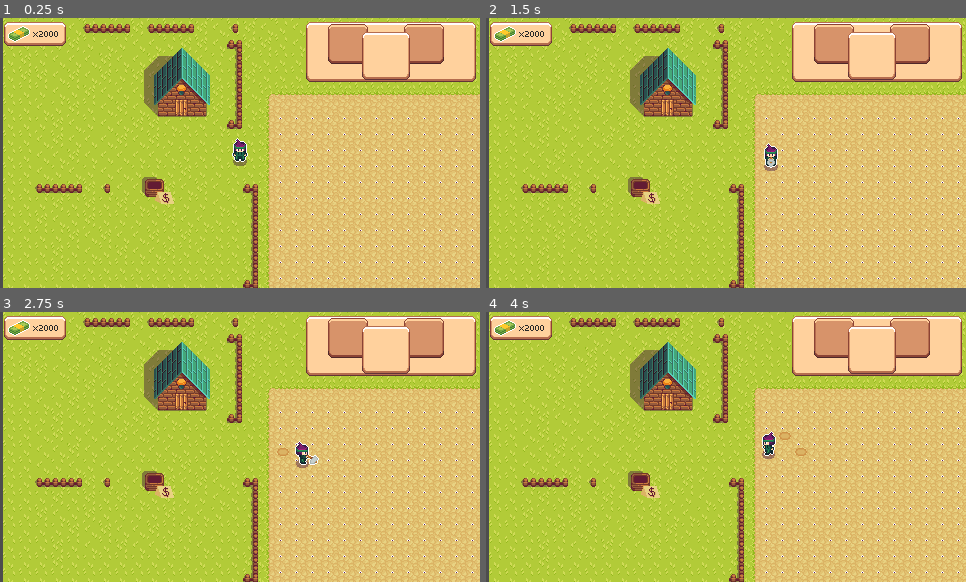
Above: before the commit, frames 1-4 (two rows, left to right).
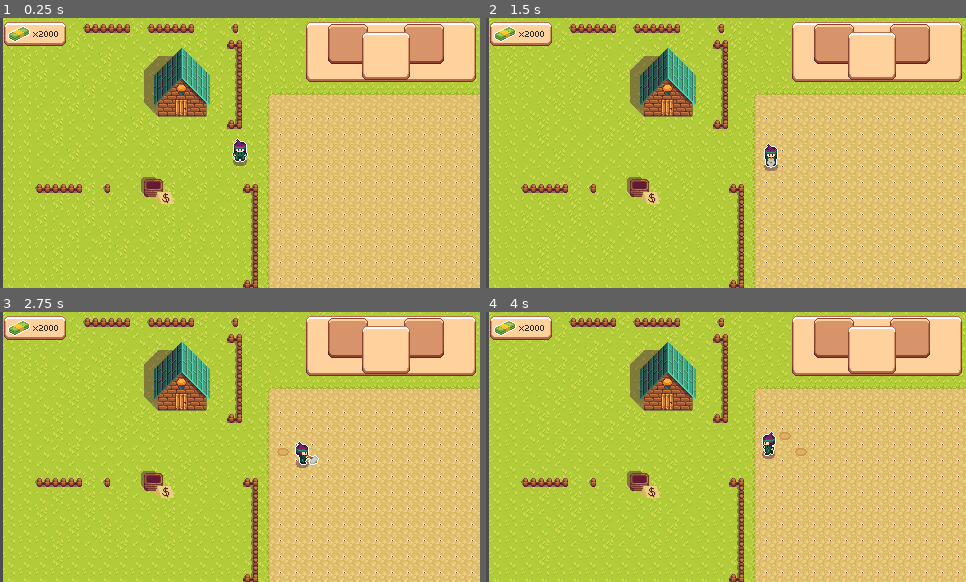
Above: after the commit, the same moments.

Repository: Jukaio/GGJ2024
Game: Godot game, scene res://scenes/entry_point.tscn
Same seed, same stepped clock (60 frames per second), same inputs: the game is played once before the commit and once after it.
Inputs:
- Up to frame 1 (0.25 s): no input
- Up to frame 2 (1.5 s): tap Enter at 0.5 s; hold D (right) 0.53-1.28 s; tap Space (interact) at 0.6, 1.35 s; hold S (down) from 1.28 s (still down)
- Up to frame 3 (2.75 s): release S (down) at 2.03 s; hold D (right) from 2.03 s (still down); tap E (inv_next) at 2.1 s; tap Space (interact) at 2.3 s
- Up to frame 4 (4 s): release D (right) at 2.78 s; hold W (up) 2.78-3.53 s; tap Q (inv_prev) at 2.85 s; tap Space (interact) at 3.05, 3.6 s; hold A (left) from 3.53 s (still down)

The runs differ from the first frame. In frame 1, 0.1% of the frame differs, in the area x 29-35%, y 58-67%; in frame 2, 0.1%; in frame 3, 0.1%; in frame 4, 0.1%.

Commit message:
bucket animation

Diff:
--- a/prefabs/sales_bucket.tscn
+++ b/prefabs/sales_bucket.tscn
@@ -1,6 +1,7 @@
-[gd_scene load_steps=5 format=3 uid="uid://dumr5vgy24wbo"]
+[gd_scene load_steps=6 format=3 uid="uid://dumr5vgy24wbo"]
 
 [ext_resource type="Texture2D" uid="uid://xev6rcfkj5ad" path="res://sprites/Env.png" id="1_0w4f2"]
+[ext_resource type="Texture2D" uid="uid://b23f3mwnn6n3y" path="res://sprites/bucket-Sheet.png" id="1_eouho"]
 [ext_resource type="Script" path="res://scripts/sales_bucket.gd" id="2_aax8a"]
 [ext_resource type="Theme" uid="uid://d241x0ek7vt0u" path="res://fonts/theme.tres" id="3_hnf6f"]
 
@@ -10,8 +11,9 @@
 z_index = 20
 texture_filter = 1
 position = Vector2(2.08165e-12, 2.08165e-12)
-texture = ExtResource("1_0w4f2")
-region_enabled = true
+texture = ExtResource("1_eouho")
+hframes = 4
+vframes = 2
 region_rect = Rect2(48, 112, 22, 20)
 script = ExtResource("2_aax8a")
 
@@ -43,5 +45,12 @@
 region_enabled = true
 region_rect = Rect2(2.08165e-12, 142, 64, 18)
 
+[node name="BucketShadow" type="Sprite2D" parent="."]
+z_index = -2
+texture = ExtResource("1_eouho")
+hframes = 4
+vframes = 2
+frame = 4
+
 [connection signal="area_shape_entered" from="Area2D" to="." method="_on_area_2d_area_shape_entered"]
 [connection signal="area_shape_exited" from="Area2D" to="." method="_on_area_2d_area_shape_exited"]
--- a/scenes/entry_point.tscn
+++ b/scenes/entry_point.tscn
@@ -117,6 +117,7 @@
 stream = ExtResource("11_ymnet")
 
 [node name="SalesBucket" parent="." instance=ExtResource("14_p1psj")]
+z_index = 10
 position = Vector2(-87, 34)
 time_for_money_animation = 1
 
--- a/scripts/crops_grid.gd
+++ b/scripts/crops_grid.gd
@@ -28,7 +28,6 @@
 	var gx = (((int)(vec.x)) / WidthPixels)
 	var gy = (((int)(vec.y)) / HeightPixels)
 
-	print("grid_pos: " + str(gx) + ", " + str(gy))
 
 	if gx >= 0 && gy >= 0 && gx < NumCols && gy < NumRows:
 		return plant_data[gy][gx]
--- a/scripts/hoe_tool.gd
+++ b/scripts/hoe_tool.gd
@@ -55,10 +55,8 @@
 
 	var position_in_grid = target_position - player_character.cropsGrid.global_position
 	var plant = player_character.cropsGrid.get_plant_at_position(position_in_grid)
-	print(position_in_grid)
+
 	if plant != null:
-		print("mushroom position in grid: " + str(position_in_grid) + " name: " + plant.name)
-
 		return plant
 
 	return null
--- a/scripts/sales_bucket.gd
+++ b/scripts/sales_bucket.gd
@@ -2,6 +2,7 @@
 
 @onready var moneyLabel : Label = $MoneyEarnedLabel
 @onready var money_sign : Sprite2D = $MoneySign
+@onready var bucket_shadow : Sprite2D = $BucketShadow
 
 @export var time_for_money_animation : int
 @export var players_in_range: Array[PlayerCharacter]
@@ -12,9 +13,32 @@
 
 var time_elapsed = 0.0
 
+var animating_bucket = false
+var animation_time = 0.0
+var frame_time = 0.1
+
+func animate_bucket(delta):
+
+	if not animating_bucket:
+		return
+
+	animation_time += delta
+	var currentFrame = animation_time / frame_time;
+	frame = int(currentFrame) % 4
+	bucket_shadow.frame = frame + 4
+
+	if frame_time * 4 < animation_time:
+		animating_bucket = false
+		frame = 0
+		bucket_shadow.frame = 4
+
+func set_bucket_animating(animating: bool):
+	animating_bucket = animating
+	animation_time = 0
 
 func set_money_sign_animating(animating: bool):
 	money_sign_animating = animating
+	time_elapsed = 0
 
 
 # Called when the node enters the scene tree for the first time.
@@ -35,6 +59,8 @@
 func _process(delta):
 	time_elapsed += delta
 
+	animate_bucket(delta)
+
 	if money_sign_animating:
 		if time_elapsed > time_for_money_animation:
 			flip_money_sign()
@@ -46,6 +72,9 @@
 			add_item(100)
 
 func add_item(money_value: int):
+
+	set_bucket_animating(true)
+
 	moneyLabel.visible = true
 
 	moneyLabel.position = labelStartPosition
--- a/scripts/shop_keeper_character.gd
+++ b/scripts/shop_keeper_character.gd
@@ -90,7 +90,6 @@
 				dir = (position - StartPos).normalized()
 
 				position = position.move_toward(EndPos, delta * Speed)
-				print(dir)
 				animate_movement(dir)
 			else:
 				randomize_inventory()
Binary file added: sprites/bucket-Sheet.png
Not shown, added: sprites/bucket-Sheet.png.import
